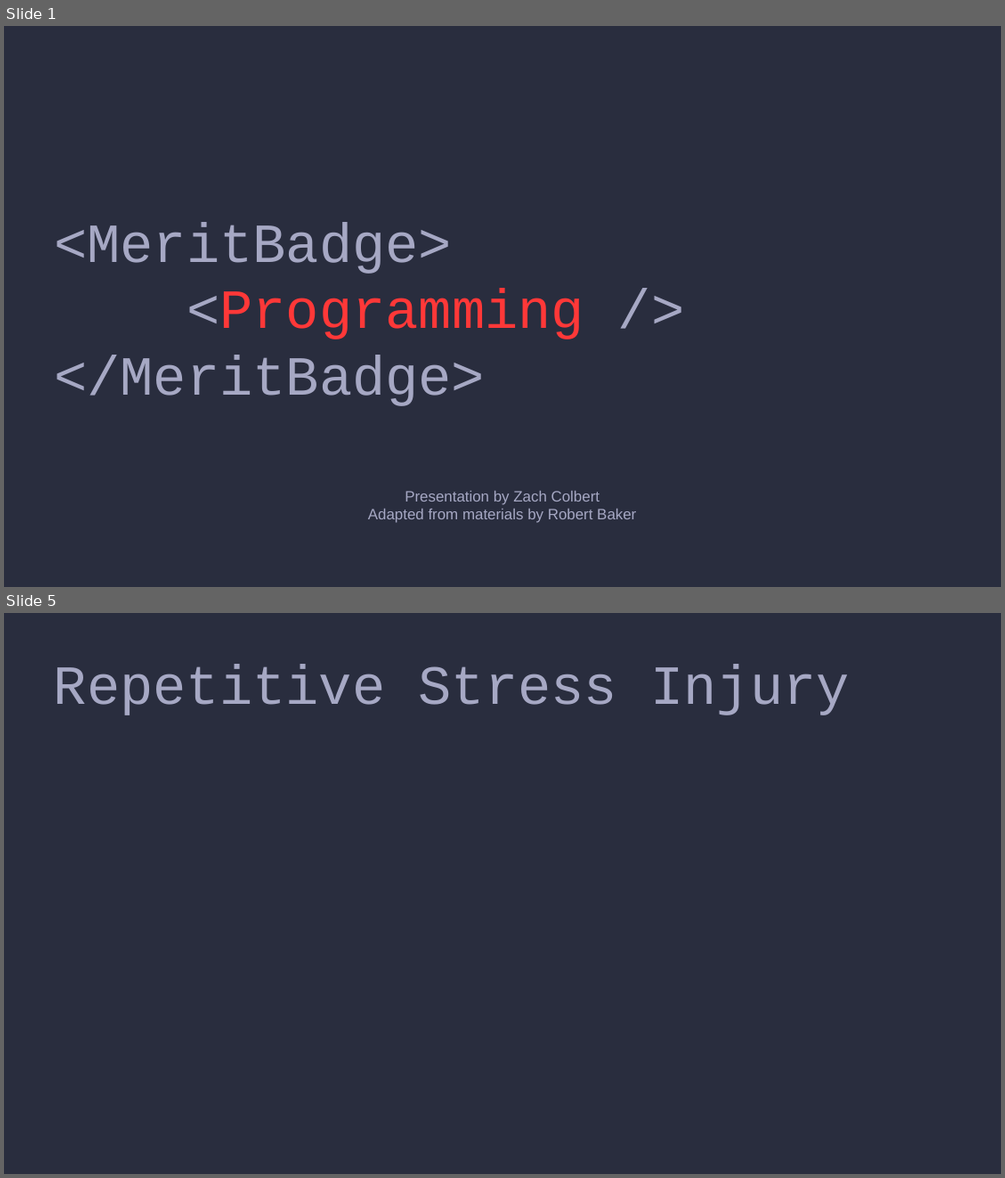
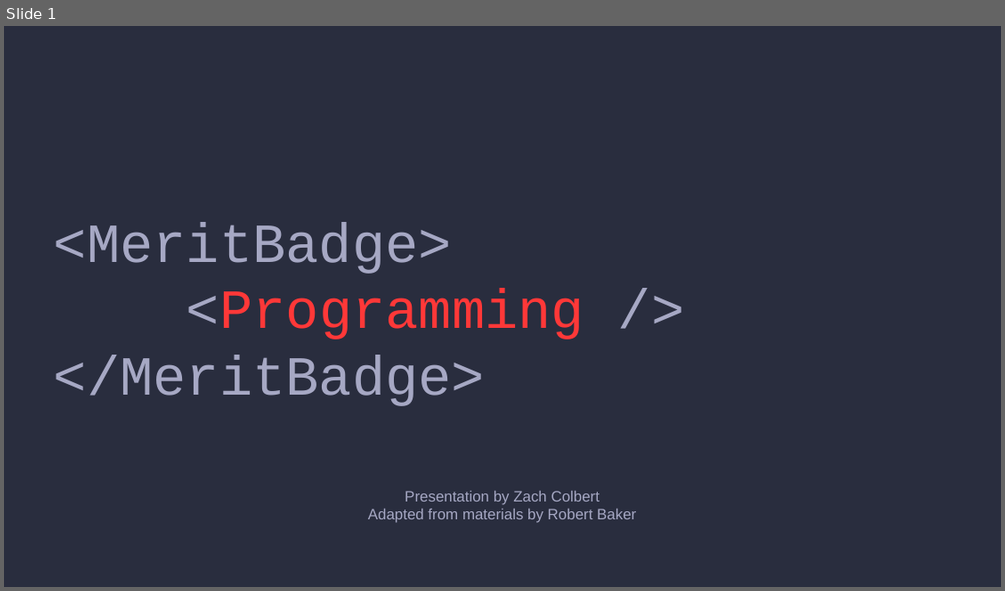
Before and after one commit to colbertz2/Programming-Merit-Badge, a slide deck: presentation.pptx. Shown one above the other, each under a label of ours: slides 1 and 5 before the commit, slide 1 after it; the slides between them are not shown. The pictures are 1005x1178 and 1005x591 pixels, drawn with LibreOffice and Linux fonts; fonts in the diff are those of the drawing. Boxes give left, top, right and bottom in pixels: in the first picture for what was removed or moved away, otherwise in the second. Text is boxed around its words. In the diff, an @@ line names an element or a change of style, - is before the commit and + after.

```diff
--- a/presentation.pptx
+++ b/presentation.pptx
@@ slide 5 removed at <box>4,613,1001,1174</box>, background #292D3E @@
@@ text removed at <box>54,665,849,715</box> @@
-Repetitive Stress Injury
```
Also in this commit, not shown: 7 slides added, 3 other slides removed, 8 other files.
